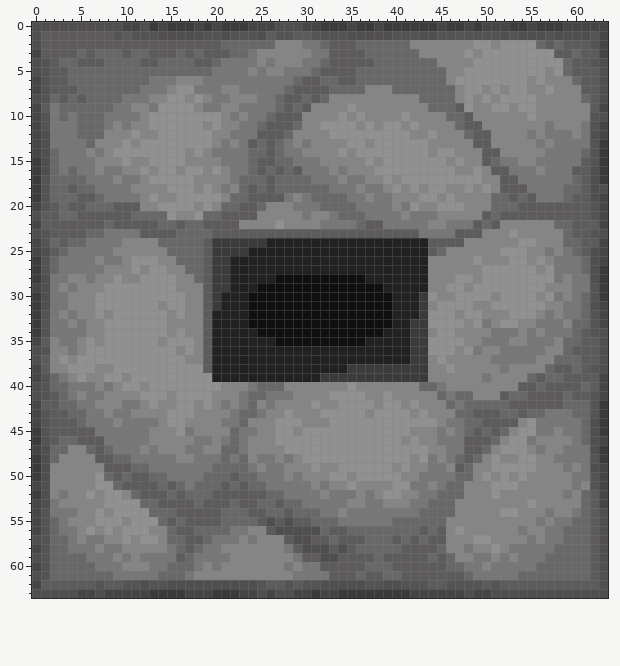
A pixel-art sprite gets an edit: textures/blocks/dropper_front_vertical.png. The picture above is the old version.
The file is 64x64 pixels. Colours within 5 levels of each other are drawn and written as one.
Once edited:
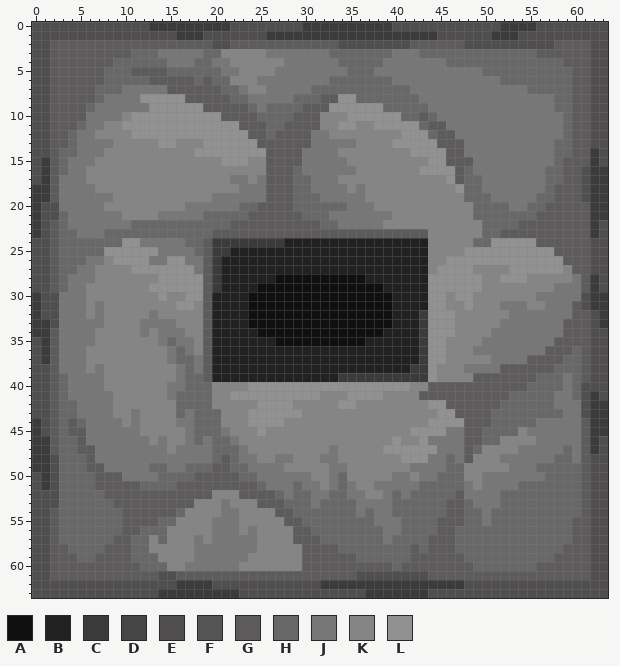
Palette (. is transparent): A #101010  B #212121  C #3c3b3b  D #464545  E #504e4e  F #555454  G #5d5b5b  H #686868  J #777777  K #858585  L #919191
From the commit log: [#318] - Authors: Zeuselpro
From old to new:
Changed rows in their new state; - is an unchanged pixel.
first column x 0:
 0 ----------EE--C---C-C-EEEEE---CC---C--C-EEEEEEEEEEEEC--CEEEEEEEE
 1 -EEEEEEEEEEEEE--CCCEE-EEE-CCCCCCCCCCCCCCCCCCCEEEEEECCC---E----EE
 2 -E------------------EEGGGGGGGGGGG-EEEEEEEEGGGGGGEEEEEEEEEEG---EE
 3 EE---G-GGG---HJJJJJHHKKKK-JJJJJ--HHHH---JJJHHHHHHHHHHHHHGG--G-EE
 4 -E-GG---G---HH-JJJHHJ-KKK-K-JJ--JJHHHH-JJJJJJJHHHHHHHHHHHHHG--E-
 5 -E--GGGG---GGGG-----H--K-K-J---JJJJH--JJJJJJJJJJJJHHHHHHHHH---E-
 6 EE--GGGG-----GGGGGHGHHKKK----JJJJ-HH----JJJJJJJJJJJJHHHHHHHHG-E-
 7 EE---GG---JJ---GGGGGGHH-KK--JJJHH----HHH--JJJJJJJJJJJJJHHHHHG-E-
 8 -EG-G-G-JJ--LLL--GGGGGHHJ--JJH-HGGLLHHHHHHHJJJJJJJJJJJJJJJHHGGE-
 9 EEGGGG-JJ--JJL----LGGGGGH-H-H--GGLL-LLLHHHHHJJJJJJJJJJJJJJHHGGEE
10 EEGGGGJJ--KLL--------GGGGH-HH-GG--KL-LLLLHHGHJJJJJJJJJJJJJJHGGE-
11 EEGGG-JJK-LLL------L-LLGGGHH-GGGKK---KL--L-HGGJJJJJJJJJJJ-JHGGEE
12 E-GGHJJK----LL------LLLLG-H-GGGJJKKKKKKKK-LLHGGJJJJJJJJ-J--HGG-E
13 E-GGH-JJJ-K-KK--KKK-LLLLLG-GGGGJJJJJK-KK----LGGGJJJJJJJJ-JHHGGEE
14 E-GHH-J--KKKKKKKK--LLLLLLL-GGGJJJJK-KKKKKK--L-GGJJJJJJJJJ-HHGGCE
15 ECGH------K--KKKK----LLLKK-GGG--JJJ--K-KKKKK--GGGJJJ--JJ--HGG-CE
16 ECGHJ-K-KK--K-KK-KK-K-KKKKG-GH---J-J--KKKKK----GHJJJJ---JHHG-EC-
17 ECGJJJKKK-KK-KKKKK-----JKJ-GG------KK--K-KKKKK-GHHJJJJ---HHGGEC-
18 -CGJJJJKKKK----KKK-K-K-JJJ-GG--JJ--KJKK-K-K-KK-LHHJJJJJ--HGGGECC
19 -CGJJJJJ-KKK-K--KKKKJJJJJJ--GHH-JJJ---KK---KK-K-HHHJJJJJHHGG-ECC
20 CEEJJJJJKKKK--KKKJJJJJJHHGGGGHHH---J--KK-KK--KKK-HH--JJHH-----CC
21 CEE-JJJJJJKKKKJJJJJ--HHH-GGGGGHHH-JJJ---K-KKK----HH-HHHH------CC
22 CE-HJJJJJJJHHH--H--HHH-GGGGGGGGGHH--JJJKKKKK--KKKK-HHHGGGGGG--CE
23 CE-HHJJJHHHHHHHH---------------------------GKKKKKKHHGGGGGGGG--C-
24 EEGH--HHHHLLJJJJJ---------CC----------------KKKK-HHLLL--GGGGG-EE
25 E---HHHHLLLLLLJJJJ----BB--------------------KK--LLLL---LLLGGG--E
26 EEGHHH-JKLL--JJLLJJ--B------------------------LLL-LLL--L-LLGGG-E
27 EEGHH--K----L--LLLJ--B-----------------------LLLL-KKK---L-LKGG-E
28 E-GHJJ---K--KK--LLL--B----------------------LLL--LKK---KKKK--GCE
29 E-GH-J--KKKKK---LLL--B----------------------LL--L-KKKKKKK-JJ-GCE
30 --E-JJ-KKKKKKK-KKLL-B----------------------B-L---KK-KKKKJJ-J-EC-
31 --E-JJ-JKKKKKK-K-L--B----------------------BL-KK---KJJJKKJJ-GECC
32 -EEJ-J-J-KKKKJK-K-------------------------------KK---JJJJ-J-GGEC
33 -CE-J-JJKKKKJJJJ--------------------------B----K-KK-JJJJ---GGGEC
34 -CG---J-KKKKJKJJJ-------------------------B-L---------J-J--GG-E-
35 ECG--JJ-KKKKKKJHJJ------------------------B---KK-----JJ---GGG-E-
36 -CGJ-JKKKKKKKKKJHJ------------------------B---K-K-JJ-----GGGH-E-
37 -CGJJJKKKKKKKKKJHHJ-----------------------B-L----------GGGG---E-
38 EEGJJJKJ-KKKKKKKJHJ----------------BBBBBBB--L-K-JJJJGGGGGGHH--E-
39 EEGHJJJJKK-KKKKKJHHG------------BB----------L----GGGGGGGH--JH-EE
40 -EG----JK-KK-KKJJHHHK---LLLLLLLLLLL-LLLLLL-KGGGGGGGGGG-H-HHJHEEE
41 -E---J--J---KKKJHHHH--LLLLLLLLLL-KK--LLK---GGGGGGGGG---HHHJJHECE
42 EE-----JJ-KK-K--HHHH-K-KKLLLL--K----KK-KK-K-LLGGGGGG-HHHHHJJJEC-
43 EE-H-J--JKKJ---KHJHHH-KKLLLL-L--KKKKK-KKKK-K-LLGG--H--H--HH-JEC-
44 CE-H-----JK-KK-KJJHHHKKKLLL-KK---KKKKKKKKKKK-LLLGG-HHHHH-----GC-
45 -E-H--J-----K---K-HHHJKKKL-KK-KKKKKKKKKKKKLLLLJ-G--H-HKJ--J--GC-
46 -C----JJ------J--JH-HHJK---KKKKKKKKKKKKK--KLJ-----H--KKKJJJJ-GCE
47 CCG-HGGJJ---J-J-J--JH-------KKKKKJKKKKK-----LJ---HK-KKJJ-JJH-GCE
48 -CEHHHGJJJJ-----JJ--HGHJJKKJ--KKJJKKKKKKK-L--JHJ-K-KJJJJJJHH-GEE
49 -CEHHHGGJJJJJHH--HHHGG---J-----K-JJKKKKK-KJJ--HHK--KKJJJHHHHHG-E
50 ECEHHHHGG-JJJJ-HHHGGGG------J-J--JH-KKKKJJ---HH-K-JJJJJJJHHHHGEE
51 ECEHHHHGGG--HH-HGGGGG-G-G----H-JKJHJ--JJJJ-HHH--J-JJJJHHHHHHHGEE
52 E-EHHHHHGGGG---G-GGGKKK---G--HH-JHH-JK-JHJHHH--GJJJJHHHHHHHHHGEE
53 E-EHHHHHHGGGGG----KKKJKKKGG---H-HHHHJ--JHHHH--GGHJJJHHHHHHHHHGEE
54 EEGHHHHHHHGGGGGGHKKKKJJKKKKG----HHHH-H--HHH---GGHHJHHHHHHHHHHGE-
55 EEGHHHHHHHGGGG-HKKKKJJJKKKKKG-H---HHHH--J----GGGHHJHHHHHHHHHGGE-
56 EEGHHHHHHHGGHHHKKKKKJJ-KJ-KKKGGH-HH----JJ--H--GHHHHHHHHHHHH-GGE-
57 -EG-HHHHHGGHHKHKKKJK---J----KGG-H-HHH--JH-H---GHHHHHHHHHHHH-GGE-
58 EEGGHHHHGGGHH--KKKJ--JJJJ---KKGGG-HH-----H-H-GGHHHHHHHHHHH-GGGE-
59 -EGGG-HGGGGHHHKKKK----JJ-----K--GG--HH-HHH--G-GGHHHHHHHHH-GGGGE-
60 EEGGGGGGGGGGHHHKKJ-J-JJ-----K-GG-----GGGH-----GGGHHHHHHHGGGGGGE-
61 -EGGGGGGGGGGGGEEGGGGGGGGGGGGGGGGG---EEEEEEEE----GGGGGGGGGGGGGGE-
62 EEEEEEEEEEEE-EE-CCCC-----EEEEEEECCCCCCCCCCCCCCCCEEEEEEEEEEEEEEE-
63 -----EE-EEEEEE---CCC---EE-E--EEEEEEEE-----CCEEEE-EE-------------
